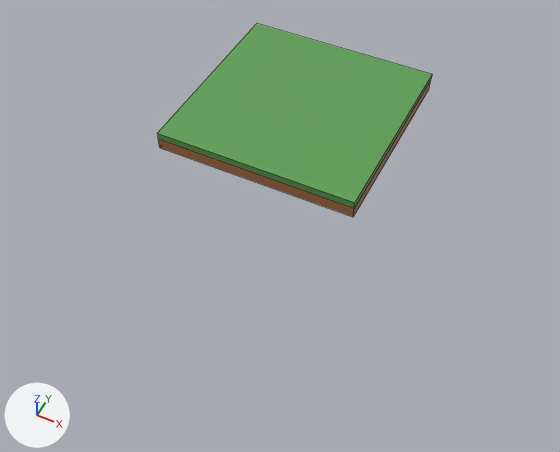
The FBX model CrazyGamesJam24-Unity/Assets/_CrazyGames24/TimPrototype/SM_Env_Tile.fbx as it was, and as the next commit left it.
Rendered twice from a camera (50 mm lens) standing at (24.8, -54.0, 48.4) and looking at (0.5, -5.5, -12.3). Lighting does not change. The marker at lower left points along +X, +Y and +Z. Mesh edges are drawn as thin lines.

Before the edit, the objects in view are built like this:
```python
me_sm_env_tile = bpy.data.meshes.new('SM_Env_Tile')
me_sm_env_tile.from_pydata(...)  # 12 vertices, 9 faces; spans x -10.0..10.0, y -10.0..10.0, z -1.8..0.0
# faces by material slot: [5, 4]
me_sm_env_tile.materials.append(mat_m_green_02)  # green #5d9f53
me_sm_env_tile.materials.append(mat_m_brown)  # brown #af7047
ob_sm_env_tile = bpy.data.objects.new('SM_Env_Tile', me_sm_env_tile)
ob_sm_env_tile.location = (0.0, 0.0, 0.0)
```
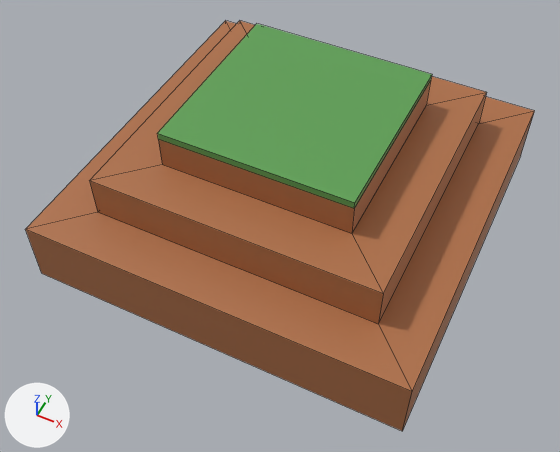
Edits to the bpy script that builds the scene:
```text
Change me_sm_env_tile:
    used by ob_sm_env_tile; location = (0.0, 0.0, 0.0)
    remove me_sm_env_tile.from_pydata(...)  # 12 vertices, 9 faces; spans x -10.0..10.0, y -10.0..10.0, z -1.8..0.0
    add me_sm_env_tile.from_pydata(...)  # 28 vertices, 25 faces; spans x -20.0..20.0, y -20.0..20.0, z -15.4..0.0
    me_sm_env_tile part 1
    4 vertices are removed from x -10.0..10.0, y -10.0..10.0, z -1.8
    4 faces are deleted
    20 vertices are added at x -20.0..20.0, y -20.0..20.0, z -15.4..-4.1
    20 new faces join them, mat_m_brown (brown #af7047)
```

Where the change shows, as pixel boxes (x1, y1, x2, y2) in the pictures (560 x 452 px):
'SM_Env_Tile', reshaped (85% wider, 112% taller)
    before: (157, 24, 432, 217)
    after: (25, 21, 534, 431)
part 1 of me_sm_env_tile, built on
    before: (158, 81, 431, 217)
    after: (25, 21, 534, 431)
